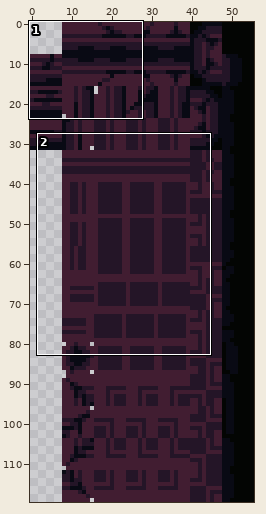
One commit to this sprite sheet: sprites/spr_library_foreground_tileset_2/53cbc139-fa5a-4e54-96f2-9828db93037c.png. Above: a wide view before the commit, with the close-up outlined.
Close-up. First the earlier version:
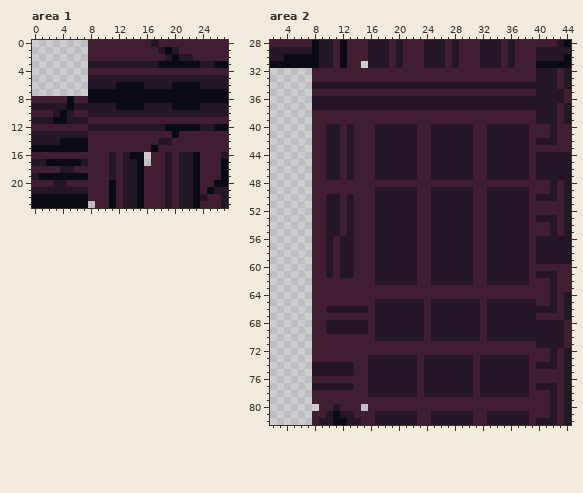
The file is 56x120 pixels. Shown: area 1: x 0..27, y 0..23; area 2: x 2..44, y 28..82.
Now the later version:
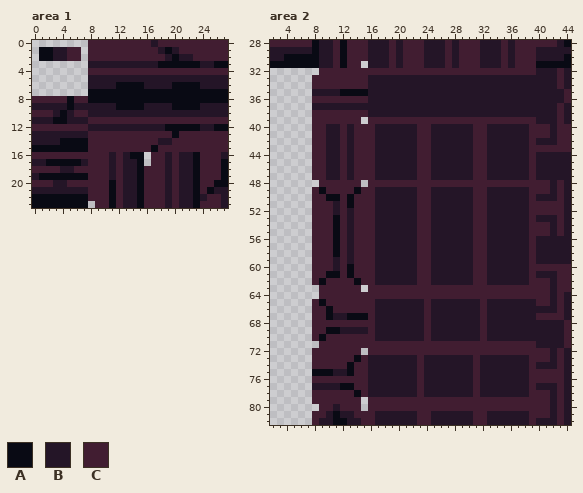
Palette (. is transparent): A #090a14  B #241527  C #411d31
What changed:
Area 1:
The edit adds colour A in rows 1 to 2 at x 1 to 2.
The edit adds colour B in rows 1 to 2 at x 3 to 4.
The edit adds colour C in rows 1 to 2 at x 5 to 6.
Area 2:
Colour B gives way to colour A in row 50 at x 10 to 11 and 13; in row 51 at x 13; in rows 53 to 55 at x 11; in row 60 at x 13; in row 61 at x 10 and 13; in row 66 at x 10.
Colour B gives way to colour A in row 69 at x 10 to 11; in row 74 at x 13; in row 75 at x 8 to 10 and 13; in row 77 at x 12 to 13.
Colour C gives way to colour A in row 35 at x 12 to 15; in row 49 at x 9 and 14; in rows 56 to 58 at x 11; in row 61 at x 11; in row 62 at x 9 and 14; in row 65 at x 9.
Colour C gives way to colour A in row 67 at x 10 and 13 to 15; in row 70 at x 9; in row 73 at x 14; in row 78 at x 14.
Colour C gives way to colour B in row 33 at x 16 to 39; in row 35 at x 8 to 11 and 16 to 39; in row 38 at x 16 to 39; in rows 59 to 60 at x 11; in row 67 at x 11 to 12.
Colour B gives way to colour C in row 34 at x 8 to 15; in row 36 at x 8 to 15; in rows 51 to 55 at x 10; in rows 56 to 60 at x 10 and 12; in row 61 at x 12; in row 66 at x 11 to 15.
Colour B gives way to colour C in row 68 at x 10 to 15; in row 74 at x 8 to 12.
The edit erases colour C in row 32 at x 8; in row 39 at x 15; in row 48 at x 8 and 15; in row 63 at x 8 and 15; in row 64 at x 8; in row 71 at x 8.
The edit erases colour C in row 72 at x 15; in row 79 at x 15.
Where, in picture pixels (left, top, right, bottom), the same in both close-ups:
added: (39, 47, 81, 61)
changed: (312, 68, 536, 124)
changed: (312, 180, 368, 404)
